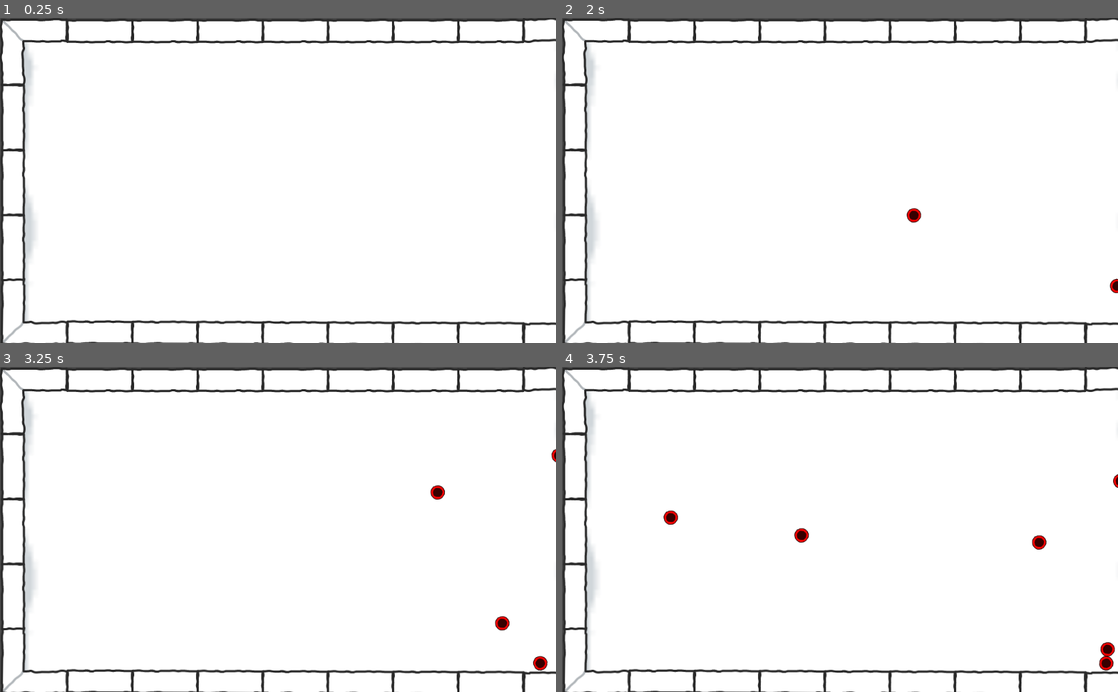
Above: before the commit, frames 1-4 (two rows, left to right).
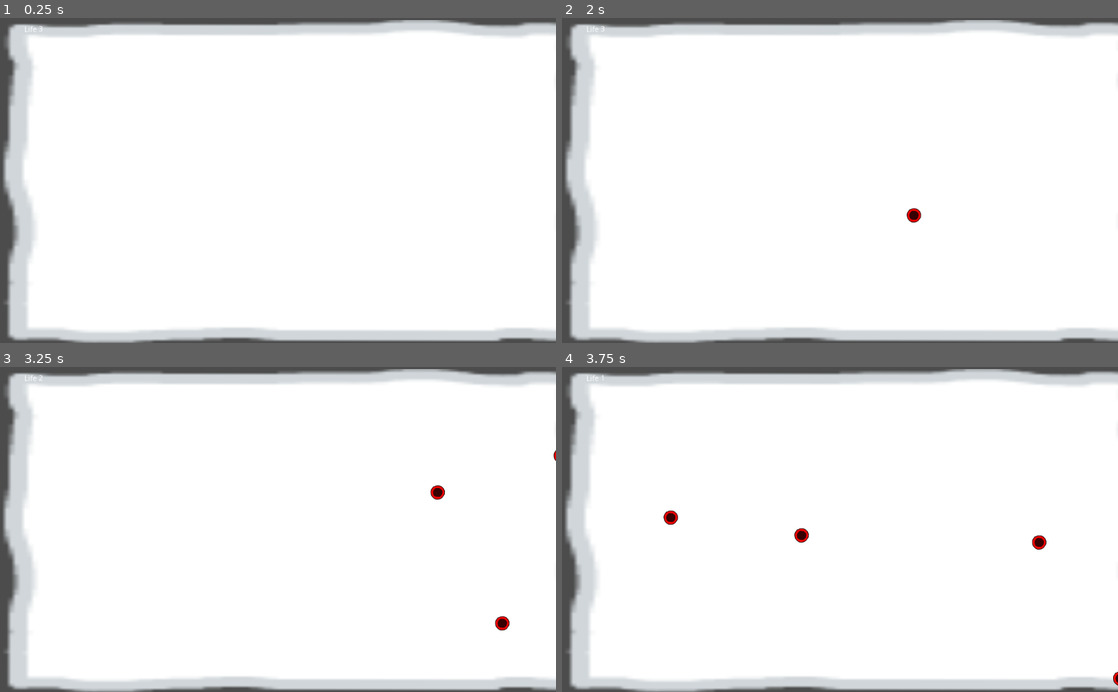
Above: after the commit, the same moments.

Repository: ajung44/GodotOctober
Game: Godot game, scene res://scenes/Pumpkin Carver.tscn
Same seed, same stepped clock (60 frames per second), same inputs: the game is played once before the commit and once after it.
Inputs:
- Up to frame 1 (0.25 s): no input
- Up to frame 2 (2 s): tap Enter at 0.5 s
- Up to frame 3 (3.25 s): no input
- Up to frame 4 (3.75 s): no input

The runs differ from the first frame. In frame 1, 14% of the frame differs, in the area x 0-100%, y 0-100%; in frame 2, 14%; in frame 3, 14%; in frame 4, 15%.

Commit message:
Lose state implemented

Diff:
--- /dev/null
+++ b/scenes/Box.tscn
@@ -0,0 +1,94 @@
+[gd_scene load_steps=3 format=2]
+
+[ext_resource path="res://scenes/CornerPiece.tscn" type="PackedScene" id=1]
+[ext_resource path="res://scenes/RegularPiece.tscn" type="PackedScene" id=2]
+
+[node name="Box" type="Node2D"]
+
+[node name="TopWall" type="Node2D" parent="."]
+
+[node name="CornerPiece" parent="TopWall" instance=ExtResource( 1 )]
+
+[node name="RegularPiece" parent="TopWall" instance=ExtResource( 2 )]
+
+[node name="RegularPiece2" parent="TopWall" instance=ExtResource( 2 )]
+position = Vector2( 120, 0 )
+
+[node name="RegularPiece3" parent="TopWall" instance=ExtResource( 2 )]
+position = Vector2( 240, 0 )
+
+[node name="RegularPiece4" parent="TopWall" instance=ExtResource( 2 )]
+position = Vector2( 360, 0 )
+
+[node name="RegularPiece5" parent="TopWall" instance=ExtResource( 2 )]
+position = Vector2( 480, 0 )
+
+[node name="RegularPiece6" parent="TopWall" instance=ExtResource( 2 )]
+position = Vector2( 600, 0 )
+
+[node name="RegularPiece7" parent="TopWall" instance=ExtResource( 2 )]
+position = Vector2( 720, 0 )
+
+[node name="CornerPiece2" parent="TopWall" instance=ExtResource( 1 )]
+position = Vector2( 1088, -7.62939e-06 )
+rotation = 1.58
+
+[node name="BottomWall" type="Node2D" parent="."]
+position = Vector2( 1088, 608 )
+rotation = -3.13818
+
+[node name="CornerPiece" parent="BottomWall" instance=ExtResource( 1 )]
+
+[node name="RegularPiece" parent="BottomWall" instance=ExtResource( 2 )]
+
+[node name="RegularPiece2" parent="BottomWall" instance=ExtResource( 2 )]
+position = Vector2( 120, 0 )
+
+[node name="RegularPiece3" parent="BottomWall" instance=ExtResource( 2 )]
+position = Vector2( 240, 0 )
+
+[node name="RegularPiece4" parent="BottomWall" instance=ExtResource( 2 )]
+position = Vector2( 360, 0 )
+
+[node name="RegularPiece5" parent="BottomWall" instance=ExtResource( 2 )]
+position = Vector2( 480, 0 )
+
+[node name="RegularPiece6" parent="BottomWall" instance=ExtResource( 2 )]
+position = Vector2( 600, 0 )
+
+[node name="RegularPiece7" parent="BottomWall" instance=ExtResource( 2 )]
+position = Vector2( 720, 0 )
+
+[node name="CornerPiece2" parent="BottomWall" instance=ExtResource( 1 )]
+position = Vector2( 1088, -7.62939e-06 )
+rotation = 1.58
+
+[node name="LeftWall" type="Node2D" parent="."]
+
+[node name="RegularPiece" parent="LeftWall" instance=ExtResource( 2 )]
+position = Vector2( 5.66244e-07, 368 )
+rotation = -1.57207
+
+[node name="RegularPiece2" parent="LeftWall" instance=ExtResource( 2 )]
+position = Vector2( -1.13687e-13, 488 )
+rotation = -1.57207
+
+[node name="RegularPiece3" parent="LeftWall" instance=ExtResource( 2 )]
+position = Vector2( -1.13687e-13, 608 )
+rotation = -1.57207
+
+[node name="RightWall" type="Node2D" parent="."]
+position = Vector2( 1088, 608 )
+rotation = -3.1401
+
+[node name="RegularPiece" parent="RightWall" instance=ExtResource( 2 )]
+position = Vector2( 5.66244e-07, 368 )
+rotation = -1.57207
+
+[node name="RegularPiece2" parent="RightWall" instance=ExtResource( 2 )]
+position = Vector2( -1.13687e-13, 488 )
+rotation = -1.57207
+
+[node name="RegularPiece3" parent="RightWall" instance=ExtResource( 2 )]
+position = Vector2( -1.13687e-13, 608 )
+rotation = -1.57207
--- /dev/null
+++ b/scenes/CanvasLayer.gd
@@ -0,0 +1,16 @@
+extends CanvasLayer
+
+
+# Declare member variables here. Examples:
+# var a = 2
+# var b = "text"
+var life = 3
+
+# Called when the node enters the scene tree for the first time.
+func _ready():
+	pass # Replace with function body.
+
+
+# Called every frame. 'delta' is the elapsed time since the previous frame.
+#func _process(delta):
+#	pass
--- /dev/null
+++ b/scenes/Life.tscn
@@ -0,0 +1,41 @@
+[gd_scene load_steps=3 format=2]
+
+[ext_resource path="res://scripts/Life Canvas.gd" type="Script" id=1]
+[ext_resource path="res://scripts/GameTimer.gd" type="Script" id=2]
+
+[node name="LifeUI" type="Control"]
+anchor_right = 1.0
+anchor_bottom = 1.0
+
+[node name="Life Canvas" type="CanvasLayer" parent="." groups=["Life"]]
+script = ExtResource( 1 )
+
+[node name="LifeLabel" type="Label" parent="Life Canvas"]
+margin_left = 45.0
+margin_top = 15.0
+margin_right = 85.0
+margin_bottom = 29.0
+text = "Life "
+
+[node name="LifeValue" type="Label" parent="Life Canvas"]
+margin_left = 71.0
+margin_top = 14.0
+margin_right = 111.0
+margin_bottom = 28.0
+
+[node name="GameTimer" type="Timer" parent="Life Canvas"]
+autostart = true
+script = ExtResource( 2 )
+
+[node name="GameOverPanel" type="Panel" parent="Life Canvas"]
+margin_right = 1022.0
+margin_bottom = 600.0
+
+[node name="Label" type="Label" parent="Life Canvas/GameOverPanel"]
+margin_left = 477.0
+margin_top = 306.0
+margin_right = 674.0
+margin_bottom = 414.0
+text = "GAME OVER"
+
+[connection signal="timeout" from="Life Canvas/GameTimer" to="Life Canvas/GameTimer" method="_on_GameTimer_timeout"]
--- a/scenes/Pumpkin Carver.tscn
+++ b/scenes/Pumpkin Carver.tscn
@@ -1,15 +1,9 @@
-[gd_scene load_steps=5 format=2]
+[gd_scene load_steps=3 format=2]
 
-[ext_resource path="res://scenes/RegularPiece.tscn" type="PackedScene" id=1]
-[ext_resource path="res://scenes/CornerPiece.tscn" type="PackedScene" id=2]
+[ext_resource path="res://scenes/Life.tscn" type="PackedScene" id=1]
 [ext_resource path="res://assets/PNG/Double (128px)/tile.png" type="Texture" id=3]
-[ext_resource path="res://scripts/GameTimer.gd" type="Script" id=4]
 
 [node name="Pumpkin Carver" type="Node2D" groups=["Main Scene"]]
-
-[node name="GameTimer" type="Timer" parent="."]
-autostart = true
-script = ExtResource( 4 )
 
 [node name="Background" type="Node2D" parent="."]
 rotation = -3.14009
@@ -19,92 +13,9 @@
 scale = Vector2( 8.52769, 4.69806 )
 texture = ExtResource( 3 )
 
-[node name="TopWall" type="Node2D" parent="."]
-
-[node name="CornerPiece" parent="TopWall" instance=ExtResource( 2 )]
-
-[node name="RegularPiece" parent="TopWall" instance=ExtResource( 1 )]
-
-[node name="RegularPiece2" parent="TopWall" instance=ExtResource( 1 )]
-position = Vector2( 120, 0 )
-
-[node name="RegularPiece3" parent="TopWall" instance=ExtResource( 1 )]
-position = Vector2( 240, 0 )
-
-[node name="RegularPiece4" parent="TopWall" instance=ExtResource( 1 )]
-position = Vector2( 360, 0 )
-
-[node name="RegularPiece5" parent="TopWall" instance=ExtResource( 1 )]
-position = Vector2( 480, 0 )
-
-[node name="RegularPiece6" parent="TopWall" instance=ExtResource( 1 )]
-position = Vector2( 600, 0 )
-
-[node name="RegularPiece7" parent="TopWall" instance=ExtResource( 1 )]
-position = Vector2( 720, 0 )
-
-[node name="CornerPiece2" parent="TopWall" instance=ExtResource( 2 )]
-position = Vector2( 1088, -7.62939e-06 )
-rotation = 1.58
-
-[node name="BottomWall" type="Node2D" parent="."]
-position = Vector2( 1088, 608 )
-rotation = -3.13818
-
-[node name="CornerPiece" parent="BottomWall" instance=ExtResource( 2 )]
-
-[node name="RegularPiece" parent="BottomWall" instance=ExtResource( 1 )]
-
-[node name="RegularPiece2" parent="BottomWall" instance=ExtResource( 1 )]
-position = Vector2( 120, 0 )
-
-[node name="RegularPiece3" parent="BottomWall" instance=ExtResource( 1 )]
-position = Vector2( 240, 0 )
-
-[node name="RegularPiece4" parent="BottomWall" instance=ExtResource( 1 )]
-position = Vector2( 360, 0 )
-
-[node name="RegularPiece5" parent="BottomWall" instance=ExtResource( 1 )]
-position = Vector2( 480, 0 )
-
-[node name="RegularPiece6" parent="BottomWall" instance=ExtResource( 1 )]
-position = Vector2( 600, 0 )
-
-[node name="RegularPiece7" parent="BottomWall" instance=ExtResource( 1 )]
-position = Vector2( 720, 0 )
-
-[node name="CornerPiece2" parent="BottomWall" instance=ExtResource( 2 )]
-position = Vector2( 1088, -7.62939e-06 )
-rotation = 1.58
-
-[node name="LeftWall" type="Node2D" parent="."]
-
-[node name="RegularPiece" parent="LeftWall" instance=ExtResource( 1 )]
-position = Vector2( 5.66244e-07, 368 )
-rotation = -1.57207
-
-[node name="RegularPiece2" parent="LeftWall" instance=ExtResource( 1 )]
-position = Vector2( -1.13687e-13, 488 )
-rotation = -1.57207
-
-[node name="RegularPiece3" parent="LeftWall" instance=ExtResource( 1 )]
-position = Vector2( -1.13687e-13, 608 )
-rotation = -1.57207
-
-[node name="RightWall" type="Node2D" parent="."]
-position = Vector2( 1088, 608 )
-rotation = 3.14309
-
-[node name="RegularPiece" parent="RightWall" instance=ExtResource( 1 )]
-position = Vector2( 5.66244e-07, 368 )
-rotation = -1.57207
-
-[node name="RegularPiece2" parent="RightWall" instance=ExtResource( 1 )]
-position = Vector2( -1.13687e-13, 488 )
-rotation = -1.57207
-
-[node name="RegularPiece3" parent="RightWall" instance=ExtResource( 1 )]
-position = Vector2( -1.13687e-13, 608 )
-rotation = -1.57207
-
-[connection signal="timeout" from="GameTimer" to="GameTimer" method="_on_GameTimer_timeout"]
+[node name="LifeUI" parent="." instance=ExtResource( 1 )]
+margin_left = 258.0
+margin_top = 224.0
+margin_right = 258.0
+margin_bottom = 224.0
+rect_rotation = 15.0
--- a/scenes/SampleFruit.tscn
+++ b/scenes/SampleFruit.tscn
@@ -7,7 +7,7 @@
 [sub_resource type="CircleShape2D" id=1]
 radius = 13.0
 
-[node name="SampleFruit" type="RigidBody2D"]
+[node name="SampleFruit" type="RigidBody2D" groups=["Fruit"]]
 gravity_scale = 1.5
 script = ExtResource( 2 )
 SlicedFruit = ExtResource( 3 )
@@ -22,3 +22,5 @@
 shape = SubResource( 1 )
 
 [node name="Position2D" type="Position2D" parent="."]
+
+[node name="VisibilityNotifier2D" type="VisibilityNotifier2D" parent="."]
--- /dev/null
+++ b/scenes/SlicedFruit.gd
@@ -0,0 +1,21 @@
+extends RigidBody2D
+
+
+# Declare member variables here. Examples:
+# var a = 2
+# var b = "text"
+
+
+# Called when the node enters the scene tree for the first time.
+func _ready():
+	pass # Replace with function body.
+
+func _physics_process(delta):
+	yield(get_tree().create_timer(1), "timeout")
+	if not get_node("VisibilityNotifier2D").is_on_screen():
+		print("deleted sliced fruit")
+		queue_free()
+
+# Called every frame. 'delta' is the elapsed time since the previous frame.
+#func _process(delta):
+#	pass
--- a/scenes/SlicedFruit.tscn
+++ b/scenes/SlicedFruit.tscn
@@ -1,11 +1,15 @@
-[gd_scene load_steps=2 format=2]
+[gd_scene load_steps=3 format=2]
 
 [ext_resource path="res://assets/PNG/Default (64px)/Characters/green_sliced.png" type="Texture" id=1]
+[ext_resource path="res://scenes/SlicedFruit.gd" type="Script" id=2]
 
 [node name="RigidBody2D" type="RigidBody2D"]
+script = ExtResource( 2 )
 
 [node name="Sprite" type="Sprite" parent="."]
 texture = ExtResource( 1 )
 
 [node name="CollisionPolygon2D" type="CollisionPolygon2D" parent="."]
 polygon = PoolVector2Array( -16, -14, 14, 15, 7, 20, -7, 21, -19, 11, -21, -6 )
+
+[node name="VisibilityNotifier2D" type="VisibilityNotifier2D" parent="."]
--- a/scripts/GameTimer.gd
+++ b/scripts/GameTimer.gd
@@ -5,11 +5,13 @@
 var nums = [-1, 1]
 
 func _on_GameTimer_timeout():
-	randomize()
-	var fruits = [fruit1]
-	var kinds = fruits[randi() % fruits.size()]
-	var fruit = kinds.instance()
-	fruit.position = Vector2(rand_range(100, 990), rand_range(100, 590))
-	fruit.apply_central_impulse(Vector2(rand_range(150, 250) * nums[randi() % nums.size()], 0))
-	add_child(fruit)
-	wait_time = rand_range(0,1)
+	var lifeCanvas = get_tree().get_nodes_in_group("Life")[0]
+	if (lifeCanvas.current_life > 0):
+		randomize()
+		var fruits = [fruit1]
+		var kinds = fruits[randi() % fruits.size()]
+		var fruit = kinds.instance()
+		fruit.position = Vector2(rand_range(100, 990), rand_range(100, 590))
+		fruit.apply_central_impulse(Vector2(rand_range(150, 250) * nums[randi() % nums.size()], 0))
+		add_child(fruit)
+		wait_time = rand_range(0,1)
--- /dev/null
+++ b/scripts/Life Canvas.gd
@@ -0,0 +1,23 @@
+extends CanvasLayer
+
+
+# Declare member variables here. Examples:
+# var a = 2
+# var b = "text"
+onready var lifeValue = $LifeValue
+onready var game_over_panel = $GameOverPanel
+var current_life = 3
+
+# Called when the node enters the scene tree for the first time.
+func _ready():
+	game_over_panel.visible = false
+	lifeValue.text = str(current_life)
+	pass # Replace with function body.
+
+
+func remove_life():
+	current_life = current_life - 1
+	lifeValue.text = str(current_life)
+# Called every frame. 'delta' is the elapsed time since the previous frame.
+#func _process(delta):
+#	pass
--- a/scripts/SampleFruit.gd
+++ b/scripts/SampleFruit.gd
@@ -26,6 +26,15 @@
 	fruit.transform = get_node("Position2D").global_transform
 	fruit2.transform = get_node("Position2D").global_transform
 
+func _physics_process(delta):
+	if not get_node("VisibilityNotifier2D").is_on_screen():
+		print("deleted sample fruit")
+		var lifeCanvas = get_tree().get_nodes_in_group("Life")[0]
+		print(lifeCanvas.name)
+		lifeCanvas.remove_life()
+		if (lifeCanvas.current_life <= 0):
+			lifeCanvas.game_over_panel.visible = true
+		queue_free()
 
 # Called every frame. 'delta' is the elapsed time since the previous frame.
 #func _process(delta):
